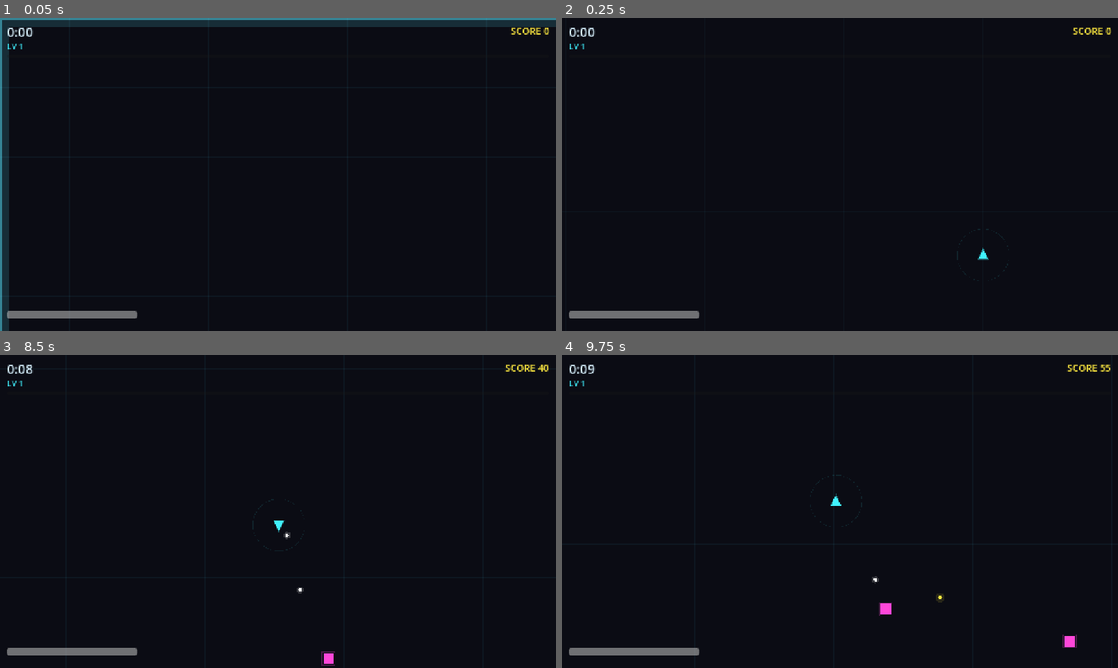
Above: before the commit, frames 1-4 (two rows, left to right).
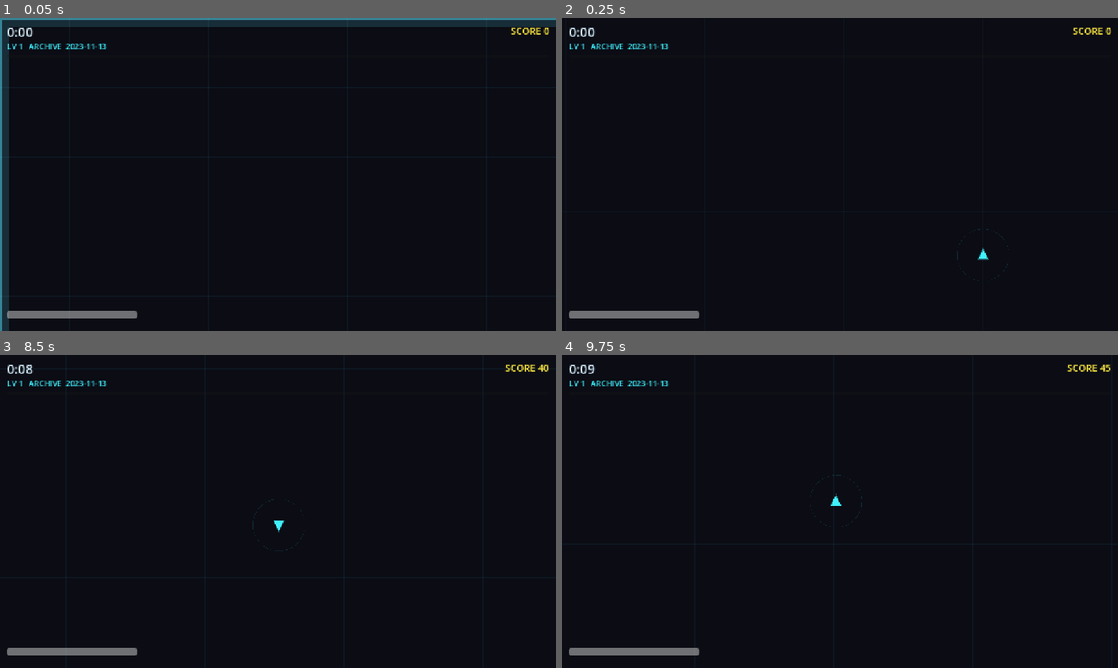
Above: after the commit, the same moments.

Repository: NeekPizza/godot-roguelite
Game: Godot game, scene res://scenes/run.tscn
Two runs of this game, one before a commit and one after it. Both use one fixed random seed, a clock stepped at 60 frames per second and the inputs below.
Inputs:
- Up to frame 1 (0.05 s): no input
- Up to frame 2 (0.25 s): no input
- Up to frame 3 (8.5 s): hold D (move_right) 0.53-1.28 s; tap Enter at 1.25 s; hold S (move_down) 1.28-2.03 s; tap R (restart) at 2, 3.5, 5, 5.75 s; hold D (move_right) 2.03-2.78 s; hold W (move_up) 2.78-3.53 s; hold A (move_left) 3.53-5.03 s; hold S (move_down) 5.03-5.78 s; hold D (move_right) 5.78-6.53 s; hold W (move_up) 6.53-7.28 s; hold D (move_right) 7.28-8.03 s; hold S (move_down) from 8.03 s (still down)
- Up to frame 4 (9.75 s): release S (move_down) at 8.78 s; hold A (move_left) 8.78-9.53 s; hold W (move_up) from 9.53 s (still down)

The runs differ from the first frame. In frame 1, 0.2% of the frame differs, in the area x 5-20%, y 8-10%; in frame 2, 0.2%; in frame 3, 0.3%; in frame 4, 0.4%, in the area x 5-98%, y 2-94%.

Commit message:
Phase 3: daily seed, ranked ledger, archive practice, score table
RANKED BOOKKEEPING (GDD section 2)
- SaveStore: JSON in user://, written via temp-file-then-rename so a crash
  mid-write cannot truncate the ledger and hand back a free ranked attempt.
- The attempt is burned when the run STARTS, not when it ends. Charging it on
  death would mean quitting mid-run buys a retry, which is the exact exploit
  one-attempt-per-day exists to prevent.
- A second --ranked on the same day downgrades to practice with a warning
  rather than silently granting a second go.

RUN SELECTION (RunConfig)
- Default launch is ARCHIVE practice on YESTERDAY's seed. Not today-ranked,
  which would auto-consume the attempt; and not today-practice while the
  attempt is unspent, since rehearsing the exact ranked run defeats the rule as
  thoroughly as unlimited retries. Nothing auto-counts.
- Archive practice is free and unlimited on any past date: seeds are a pure
  function of the date string, so the archive costs no storage and no server.
- HUD shows mode + seed date, so a ranked run can never be entered unknowingly.

DETERMINISM (GDD section 9)
- tools/determinism_check.sh replaces the old weak check. It runs a seed twice
  with a SCRIPTED PLAYER (movement is where desync surfaces; a still player
  makes both runs take the same path and proves nothing), under --godmode so
  the run reaches bosses and late types, and compares an end-state digest that
  includes spawn_rng.state.
- It also runs a NEGATIVE CONTROL: a different scripted player must diverge. A
  determinism test that cannot fail is worthless.
- Uses a fixed date, so it does not change meaning tomorrow.
- Result: identical over a 15-minute run, 543 kills, all five enemy types,
  4 bosses, enemy cap reached.

ALSO
- Score table persisted and shown on the run-over screen, best-first per seed.
- Scores bounded before storage so an edited value cannot poison the table.
- GameSeed.days_before handles month/leap boundaries via Unix time.
- tests/save_test.tscn covers the ledger, date arithmetic and table ordering;
  --save-file keeps tests off a real player's save.

Co-Authored-By: Claude Opus 4.8 (1M context) <noreply@anthropic.com>

Diff:
--- a/project.godot
+++ b/project.godot
@@ -19,6 +19,8 @@
 GameInput="*res://scripts/game_input.gd"
 Sfx="*res://scripts/sfx.gd"
 Music="*res://scripts/music.gd"
+SaveStore="*res://scripts/save_store.gd"
+RunConfig="*res://scripts/run_config.gd"
 
 [display]
 
--- a/scripts/balance.gd
+++ b/scripts/balance.gd
@@ -214,6 +214,10 @@
 ## Plausibility bound for submitted scores — far above any legitimate run.
 ## See score.gd for the int32 headroom argument.
 const SCORE_CEILING := 50_000_000
+## How many run records to keep locally, and how many to show on the run-over
+## screen.
+const SCORE_HISTORY_MAX := 200
+const SCORE_TABLE_ROWS := 5
 
 # =============================================================================
 # PICKUPS
--- a/scripts/game_seed.gd
+++ b/scripts/game_seed.gd
@@ -29,6 +29,36 @@
 	return "%04d-%02d-%02d" % [now["year"], now["month"], now["day"]]
 
 
+## Shift a "YYYY-MM-DD" string by whole days, for the practice archive.
+## Goes through Unix time so month and year boundaries and leap years are the
+## calendar's problem rather than ours.
+static func days_before(date_string: String, days: int) -> String:
+	var parts := date_string.split("-")
+	if parts.size() != 3:
+		return date_string
+	var unix := Time.get_unix_time_from_datetime_dict({
+		"year": int(parts[0]), "month": int(parts[1]), "day": int(parts[2]),
+		"hour": 12, "minute": 0, "second": 0,   # midday avoids DST edge cases
+	})
+	var shifted := Time.get_datetime_dict_from_unix_time(int(unix) - days * 86400)
+	return "%04d-%02d-%02d" % [shifted["year"], shifted["month"], shifted["day"]]
+
+
+## True if `date_string` is a real calendar date not in the future (UTC).
+static func is_valid_past_or_today(date_string: String) -> bool:
+	var parts := date_string.split("-")
+	if parts.size() != 3:
+		return false
+	for part in parts:
+		if not part.is_valid_int():
+			return false
+	var month := int(parts[1])
+	var day := int(parts[2])
+	if month < 1 or month > 12 or day < 1 or day > 31:
+		return false
+	return date_string <= today_utc()   # ISO dates sort lexicographically
+
+
 static func for_date(date_string: String) -> int:
 	return hash_string(date_string)
 
--- a/scripts/player.gd
+++ b/scripts/player.gd
@@ -32,6 +32,7 @@
 var projectile_parent: Node2D
 var godmode := false  # test hook only; see docs/TESTING.md
 var _facing := Vector2.UP
+var _scripted_elapsed := 0.0
 var _iframes := 0.0
 var _fire_cooldown := 0.0
 
@@ -56,6 +57,7 @@
 
 func _physics_process(delta: float) -> void:
 	_iframes = maxf(0.0, _iframes - delta)
+	_scripted_elapsed += delta
 	_move(delta)
 	_collect_pickups()
 	_take_contact_damage()
@@ -64,11 +66,18 @@
 
 
 func _move(delta: float) -> void:
-	var direction := Input.get_vector("move_left", "move_right", "move_up", "move_down")
+	var direction := _input_direction()
 	if direction.length_squared() > 0.0:
 		_facing = direction.normalized()
 		position += _facing * move_speed * delta
 		position = Arena.clamp_position(position, Balance.PLAYER_RADIUS)
+
+
+## Real input, unless a test has installed a synthetic player.
+func _input_direction() -> Vector2:
+	if RunConfig.scripted_input_seed != "":
+		return ScriptedInput.direction(RunConfig.scripted_input_seed, _scripted_elapsed)
+	return Input.get_vector("move_left", "move_right", "move_up", "move_down")
 
 
 func _fire(delta: float) -> void:
--- a/scripts/run.gd
+++ b/scripts/run.gd
@@ -50,6 +50,7 @@
 var _xp_collected := 0
 var _next_boss := 1
 var _bosses_killed := 0
+var _ranked := false
 
 ## Headless test hooks, passed after a `--` separator. See docs/TESTING.md.
 ## `--run-seconds` is gone: with no fixed run length there is nothing to shorten.
@@ -107,9 +108,15 @@
 
 	_fx.camera = _player.get_node("Camera")
 
-	_date_string = GameSeed.today_utc()
+	# Which run this is (seed date + whether it counts) is decided by RunConfig,
+	# never here. begin_run() burns the ranked attempt AT START, so quitting
+	# mid-run cannot buy a retry.
+	RunConfig.begin_run()
+	_date_string = RunConfig.date_string
+	_ranked = RunConfig.is_ranked()
 	_spawn_rng = GameSeed.make_spawn_rng(_date_string)
-	print("[run] seed date=%s seed=%d" % [_date_string, GameSeed.for_date(_date_string)])
+	print("[run] %s seed date=%s seed=%d" % [
+		RunConfig.mode_name(), _date_string, GameSeed.for_date(_date_string)])
 
 	_player.godmode = _godmode
 	_player.projectile_parent = _projectiles
@@ -376,6 +383,7 @@
 	_state = State.OVER
 	get_tree().paused = true
 
+	_record_result()
 	_gameover_label.text = "YOU DIED\n\nSURVIVED  %s\nSCORE  %d\n\nkills %d = %d\ntime %s  x%d = %d\nxp %d  x%d = %d\nbosses felled  %d\n\npress R to restart" % [
 		_format_time(_elapsed), _score(),
 		_kills, _kill_score,
@@ -383,14 +391,66 @@
 		_xp_collected, Score.PER_XP, _xp_collected * Score.PER_XP,
 		_bosses_killed,
 	]
+	_gameover_label.text += "\n\n%s" % _score_table_text()
 	_gameover_layer.show()
 	Sfx.play("run_over")
 	if _quit_on_end:
 		_quit_cleanly.call_deferred()
 	print("[run] spawned by type: %s" % _type_counts)
-	print("[run] over time=%s score=%d kills=%d xp=%d level=%d bosses=%d plausible=%s" % [
+	print("[digest] %s" % _state_digest())
+	print("[run] over mode=%s date=%s time=%s score=%d kills=%d xp=%d level=%d bosses=%d plausible=%s" % [
+		RunConfig.mode_name(), _date_string,
 		_format_time(_elapsed), _score(), _kills, _xp_collected, _level,
 		_bosses_killed, Score.is_plausible(_score())])
+
+
+## Persist the run. Scores are bounded before storage so a corrupted or edited
+## value cannot poison the local table (and, in Phase 4, the Steam submission).
+func _record_result() -> void:
+	var final_score := Score.bounded(_score())
+	SaveStore.record_score({
+		"date": _date_string,
+		"ranked": _ranked,
+		"score": final_score,
+		"kills": _kills,
+		"seconds": int(_elapsed),
+		"level": _level,
+		"bosses": _bosses_killed,
+	})
+	if _ranked:
+		SaveStore.finish_ranked_attempt(_date_string, final_score)
+
+
+func _score_table_text() -> String:
+	var rows := SaveStore.top_for_date(_date_string, Balance.SCORE_TABLE_ROWS)
+	if rows.is_empty():
+		return ""
+	var lines := PackedStringArray(["BEST ON %s" % _date_string])
+	for i in rows.size():
+		var row: Dictionary = rows[i]
+		lines.append("%d.  %7d   %s   lv%d   %s" % [
+			i + 1, int(row.get("score", 0)),
+			_format_time(float(row.get("seconds", 0))),
+			int(row.get("level", 1)),
+			"ranked" if bool(row.get("ranked", false)) else "practice",
+		])
+	return "\n".join(lines)
+
+
+## End-of-run fingerprint for the determinism check.
+##
+## The important field is spawn_rng.state: it encodes exactly how many draws the
+## wave scheduler made over the whole run. Two runs matching on score alone could
+## still have consumed the stream differently; matching on RNG state cannot.
+func _state_digest() -> String:
+	return "rng=%d pos=(%.3f,%.3f) hp=%.3f elapsed=%.3f kills=%d killscore=%d xp=%d level=%d bosses=%d nextboss=%d alive=%d gems=%d spawned=%s" % [
+		_spawn_rng.state,
+		_player.position.x, _player.position.y, _player.hp,
+		_elapsed, _kills, _kill_score, _xp_collected, _level,
+		_bosses_killed, _next_boss,
+		_enemies.get_child_count(), _gems.get_child_count(),
+		JSON.stringify(_type_counts),
+	]
 
 
 # --- HUD ---------------------------------------------------------------------
@@ -402,7 +462,7 @@
 func _update_hud() -> void:
 	_timer_label.text = _format_time(_elapsed)   # counts UP; endless
 	_score_label.text = "SCORE %d" % _score()
-	_level_label.text = "LV %d" % _level
+	_level_label.text = "LV %d   %s  %s" % [_level, RunConfig.mode_name(), _date_string]
 	_hp_bar.value = _player.hp
 	_xp_bar.max_value = _xp_needed(_level)
 	_xp_bar.value = _xp_into_level
--- /dev/null
+++ b/scripts/run_config.gd
@@ -0,0 +1,82 @@
+extends Node
+
+## Decides WHICH run is about to start: which seed date, and whether it counts.
+##
+## Phase 5 will drive this from the menu. Until then it is driven by CLI flags
+## and a deliberately safe default.
+##
+## The invariant this file exists to protect (GDD section 2): **a ranked attempt
+## is never consumed by accident.** Launching the game, poking a menu, or
+## running a test must never burn today's attempt. Ranked has to be asked for.
+
+enum Mode { RANKED, PRACTICE_TODAY, ARCHIVE }
+
+var date_string := ""
+var mode := Mode.ARCHIVE
+var scripted_input_seed := ""     # test hook; empty means a human is playing
+
+
+func is_ranked() -> bool:
+	return mode == Mode.RANKED
+
+
+func mode_name() -> String:
+	match mode:
+		Mode.RANKED: return "RANKED"
+		Mode.PRACTICE_TODAY: return "PRACTICE"
+		_: return "ARCHIVE"
+
+
+func _ready() -> void:
+	_apply_defaults()
+	_parse_args()
+
+
+## Safe default: yesterday's seed as unranked archive practice.
+##
+## NOT today-ranked, which would auto-consume the attempt, and not today-practice
+## either while the ranked attempt is still unspent — rehearsing the exact ranked
+## run defeats the one-attempt rule as thoroughly as unlimited retries would.
+func _apply_defaults() -> void:
+	var today := GameSeed.today_utc()
+	if SaveStore.ranked_available(today):
+		date_string = GameSeed.days_before(today, 1)
+		mode = Mode.ARCHIVE
+	else:
+		date_string = today
+		mode = Mode.PRACTICE_TODAY
+
+
+func _parse_args() -> void:
+	for arg in OS.get_cmdline_user_args():
+		if arg == "--ranked":
+			# Explicit opt-in only. This is the menu's "Start today's ranked
+			# run?" confirmation, in CLI form.
+			date_string = GameSeed.today_utc()
+			mode = Mode.RANKED
+		elif arg == "--practice":
+			date_string = GameSeed.today_utc()
+			mode = Mode.PRACTICE_TODAY
+		elif arg.begins_with("--date="):
+			# Any past seed, always unranked. Archive practice is free and
+			# unlimited: past seeds are a pure function of the date string, so
+			# they cost no storage and no server.
+			date_string = arg.split("=")[1]
+			mode = Mode.ARCHIVE
+		elif arg.begins_with("--scripted-input="):
+			scripted_input_seed = arg.split("=")[1]
+
+
+## Called by the run as it starts. Returns false if a ranked run was requested
+## but the day's attempt is already spent, in which case it downgrades to
+## practice rather than silently granting a second ranked go.
+func begin_run() -> bool:
+	if mode != Mode.RANKED:
+		return true
+	if not SaveStore.ranked_available(date_string):
+		push_warning("RunConfig: ranked attempt for %s already used; running as practice"
+			% date_string)
+		mode = Mode.PRACTICE_TODAY
+		return false
+	SaveStore.consume_ranked_attempt(date_string)
+	return true
--- /dev/null
+++ b/scripts/save_store.gd
@@ -0,0 +1,154 @@
+extends Node
+
+## Local persistence: ranked-attempt bookkeeping and the high-score table.
+##
+## Stored as JSON in user:// so it survives reinstalls of the game data but
+## stays per-machine. Deliberately plain text and trivially editable — the
+## anti-cheat posture (GDD section 10) is minimal on purpose, and pretending
+## otherwise with obfuscation would only cost us debuggability.
+
+const DEFAULT_FILE := "save.json"
+const VERSION := 1
+
+## Tests pass --save-file=... so they never clobber a real player's ledger.
+var _file_name := DEFAULT_FILE
+var _data := {}
+
+
+func save_path() -> String:
+	return "user://" + _file_name
+
+
+func temp_path() -> String:
+	return "user://" + _file_name + ".tmp"
+
+
+func _ready() -> void:
+	for arg in OS.get_cmdline_user_args():
+		if arg.begins_with("--save-file="):
+			_file_name = arg.split("=")[1]
+	load_from_disk()
+
+
+func _default_data() -> Dictionary:
+	return {
+		"version": VERSION,
+		# date string -> {"consumed": bool, "score": int, "finished": bool}
+		"ranked": {},
+		# newest-first list of run records
+		"scores": [],
+	}
+
+
+func load_from_disk() -> void:
+	_data = _default_data()
+	if not FileAccess.file_exists(save_path()):
+		return
+
+	var file := FileAccess.open(save_path(), FileAccess.READ)
+	if file == null:
+		push_warning("SaveStore: cannot open %s" % save_path())
+		return
+	var text := file.get_as_text()
+	file.close()
+
+	var parsed = JSON.parse_string(text)
+	if typeof(parsed) != TYPE_DICTIONARY:
+		# Corrupt or hand-mangled: start clean rather than crash on every read.
+		push_warning("SaveStore: save file unreadable, starting fresh")
+		return
+	# Merge onto defaults so a save written by an older build is still usable.
+	for key in _default_data():
+		if parsed.has(key):
+			_data[key] = parsed[key]
+
+
+func save_to_disk() -> void:
+	# Write to a temp file and rename. A crash mid-write would otherwise leave a
+	# truncated save, and losing the ranked-attempt ledger would hand players a
+	# free retry on the day's run.
+	var file := FileAccess.open(temp_path(), FileAccess.WRITE)
+	if file == null:
+		push_error("SaveStore: cannot write %s" % temp_path())
+		return
+	file.store_string(JSON.stringify(_data, "\t"))
+	file.close()
+
+	var dir := DirAccess.open("user://")
+	if dir == null:
+		push_error("SaveStore: cannot open user:// to finalise save")
+		return
+	if dir.file_exists(_file_name):
+		dir.remove(_file_name)
+	dir.rename(_file_name + ".tmp", _file_name)
+
+
+# --- Ranked attempts ---------------------------------------------------------
+
+func ranked_available(date_string: String) -> bool:
+	var ranked: Dictionary = _data["ranked"]
+	if not ranked.has(date_string):
+		return true
+	return not bool(ranked[date_string].get("consumed", false))
+
+
+## Burn the day's ranked attempt and flush immediately.
+##
+## Called when the run STARTS, never when it ends. If it were charged on death,
+## quitting mid-run would hand back a free retry — which is exactly the exploit
+## the one-attempt-per-day rule exists to prevent (GDD section 2).
+func consume_ranked_attempt(date_string: String) -> void:
+	var ranked: Dictionary = _data["ranked"]
+	ranked[date_string] = {"consumed": true, "score": 0, "finished": false}
+	save_to_disk()
+
+
+func finish_ranked_attempt(date_string: String, score: int) -> void:
+	var ranked: Dictionary = _data["ranked"]
+	if not ranked.has(date_string):
+		ranked[date_string] = {"consumed": true}
+	ranked[date_string]["score"] = score
+	ranked[date_string]["finished"] = true
+	save_to_disk()
+
+
+func ranked_record(date_string: String) -> Dictionary:
+	return _data["ranked"].get(date_string, {})
+
+
+# --- Score table -------------------------------------------------------------
+
+func record_score(entry: Dictionary) -> void:
+	var scores: Array = _data["scores"]
+	scores.push_front(entry)
+	if scores.size() > Balance.SCORE_HISTORY_MAX:
+		scores.resize(Balance.SCORE_HISTORY_MAX)
+	save_to_disk()
+
+
+## Highest scores for one seed date, best first.
+func top_for_date(date_string: String, limit: int) -> Array:
+	var matching := []
+	for entry in _data["scores"]:
+		if entry.get("date", "") == date_string:
+			matching.append(entry)
+	matching.sort_custom(func(a, b): return int(a.get("score", 0)) > int(b.get("score", 0)))
+	return matching.slice(0, limit)
+
+
+## Highest scores across every date, best first.
+func top_overall(limit: int) -> Array:
+	var all: Array = _data["scores"].duplicate()
+	all.sort_custom(func(a, b): return int(a.get("score", 0)) > int(b.get("score", 0)))
+	return all.slice(0, limit)
+
+
+func best_score_for_date(date_string: String) -> int:
+	var top := top_for_date(date_string, 1)
+	return int(top[0].get("score", 0)) if not top.is_empty() else 0
+
+
+## Test hook: wipe local state so a test run starts from a known slate.
+func reset_all() -> void:
+	_data = _default_data()
+	save_to_disk()
--- /dev/null
+++ b/scripts/scripted_input.gd
@@ -0,0 +1,26 @@
+class_name ScriptedInput
+extends RefCounted
+
+## A synthetic player, for the determinism test.
+##
+## The old determinism check ran with no input at all, so both runs followed an
+## identical code path and proved almost nothing. Real desync risk comes from
+## the player MOVING — different positions mean different kills, different gem
+## pickups, different level-up timings — so a meaningful test needs a player
+## that moves reproducibly.
+##
+## Direction is a PURE FUNCTION of (seed, elapsed): no stored state, nothing to
+## get out of step. It draws from its own hash rather than any gameplay stream,
+## so simulating a player cannot itself perturb spawn_rng.
+
+const CHANGE_INTERVAL := 0.7
+
+
+static func direction(seed_string: String, elapsed: float) -> Vector2:
+	if seed_string == "":
+		return Vector2.ZERO
+	var step := floori(elapsed / CHANGE_INTERVAL)
+	var hashed := GameSeed.hash_string("%s#move#%d" % [seed_string, step])
+	# Take the low bits as an angle; the sign of the hash is irrelevant.
+	var angle := float(absi(hashed) % 36000) / 36000.0 * TAU
+	return Vector2.RIGHT.rotated(angle)
--- /dev/null
+++ b/tests/save_test.gd
@@ -0,0 +1,89 @@
+extends Node
+
+## Ranked-attempt bookkeeping and score table (GDD section 2).
+##
+##   godot --headless tests/save_test.tscn -- --save-file=test_save.json
+##
+## Always pass --save-file so a test run cannot destroy a real player's ledger.
+
+var _ok := true
+
+
+func _check(label: String, passed: bool) -> void:
+	if not passed:
+		_ok = false
+	print("  %-58s %s" % [label, "OK" if passed else "FAIL"])
+
+
+func _ready() -> void:
+	SaveStore.reset_all()
+	var today := GameSeed.today_utc()
+	var yesterday := GameSeed.days_before(today, 1)
+
+	print("=== ranked attempts ===")
+	_check("a fresh day has its ranked attempt available",
+		SaveStore.ranked_available(today))
+
+	SaveStore.consume_ranked_attempt(today)
+	_check("consuming marks it unavailable", not SaveStore.ranked_available(today))
+
+	# The mid-run-quit case: the attempt is burned at run START, so reloading
+	# from disk (as a relaunch would) must still show it spent.
+	SaveStore.load_from_disk()
+	_check("still spent after reload (quitting mid-run grants no retry)",
+		not SaveStore.ranked_available(today))
+
+	_check("a different day is unaffected", SaveStore.ranked_available(yesterday))
+
+	SaveStore.finish_ranked_attempt(today, 4321)
+	var record := SaveStore.ranked_record(today)
+	_check("finished attempt stores its score",
+		int(record.get("score", 0)) == 4321 and bool(record.get("finished", false)))
+
+	print("\n=== date arithmetic for the archive ===")
+	_check("2026-01-01 minus 1 day = 2025-12-31",
+		GameSeed.days_before("2026-01-01", 1) == "2025-12-31")
+	_check("2024-03-01 minus 1 day = 2024-02-29 (leap year)",
+		GameSeed.days_before("2024-03-01", 1) == "2024-02-29")
+	_check("2023-03-01 minus 1 day = 2023-02-28 (non-leap)",
+		GameSeed.days_before("2023-03-01", 1) == "2023-02-28")
+	_check("past dates validate", GameSeed.is_valid_past_or_today("2020-05-05"))
+	_check("future dates are rejected",
+		not GameSeed.is_valid_past_or_today("2999-01-01"))
+	_check("malformed dates are rejected",
+		not GameSeed.is_valid_past_or_today("not-a-date"))
+
+	print("\n=== seeds are a pure function of the date ===")
+	_check("same date -> same seed",
+		GameSeed.for_date("2026-01-01") == GameSeed.for_date("2026-01-01"))
+	_check("different dates -> different seeds",
+		GameSeed.for_date("2026-01-01") != GameSeed.for_date("2026-01-02"))
+
+	print("\n=== score table ===")
+	SaveStore.reset_all()
+	for entry in [
+		{"date": today, "score": 500, "ranked": true, "seconds": 120, "level": 5, "kills": 40, "bosses": 0},
+		{"date": today, "score": 900, "ranked": false, "seconds": 200, "level": 8, "kills": 90, "bosses": 1},
+		{"date": today, "score": 300, "ranked": false, "seconds": 90, "level": 3, "kills": 20, "bosses": 0},
+		{"date": yesterday, "score": 7000, "ranked": false, "seconds": 600, "level": 20, "kills": 400, "bosses": 3},
+	]:
+		SaveStore.record_score(entry)
+
+	var top_today := SaveStore.top_for_date(today, 5)
+	_check("today's table holds only today's runs", top_today.size() == 3)
+	_check("sorted best first (%d, %d, %d)" % [
+		int(top_today[0]["score"]), int(top_today[1]["score"]), int(top_today[2]["score"])],
+		int(top_today[0]["score"]) == 900 and int(top_today[2]["score"]) == 300)
+	_check("best_score_for_date returns the max",
+		SaveStore.best_score_for_date(today) == 900)
+	_check("overall table spans dates and leads with 7000",
+		int(SaveStore.top_overall(1)[0]["score"]) == 7000)
+	_check("scores survive a reload", _survives_reload(today))
+
+	print("\nRESULT: %s" % ("PASS" if _ok else "FAIL"))
+	get_tree().quit(0 if _ok else 1)
+
+
+func _survives_reload(today: String) -> bool:
+	SaveStore.load_from_disk()
+	return SaveStore.best_score_for_date(today) == 900
--- /dev/null
+++ b/tests/save_test.tscn
@@ -0,0 +1,6 @@
+[gd_scene load_steps=2 format=3]
+
+[ext_resource type="Script" path="res://tests/save_test.gd" id="1"]
+
+[node name="SaveTest" type="Node"]
+script = ExtResource("1")
Not shown, added: scripts/run_config.gd.uid
Not shown, added: scripts/save_store.gd.uid
Not shown, added: scripts/scripted_input.gd.uid
Not shown, added: tests/balance_test.gd.uid
Not shown, changed: docs/GDD.md
Not shown, changed: docs/TESTING.md
Not shown, added: tools/determinism_check.sh
